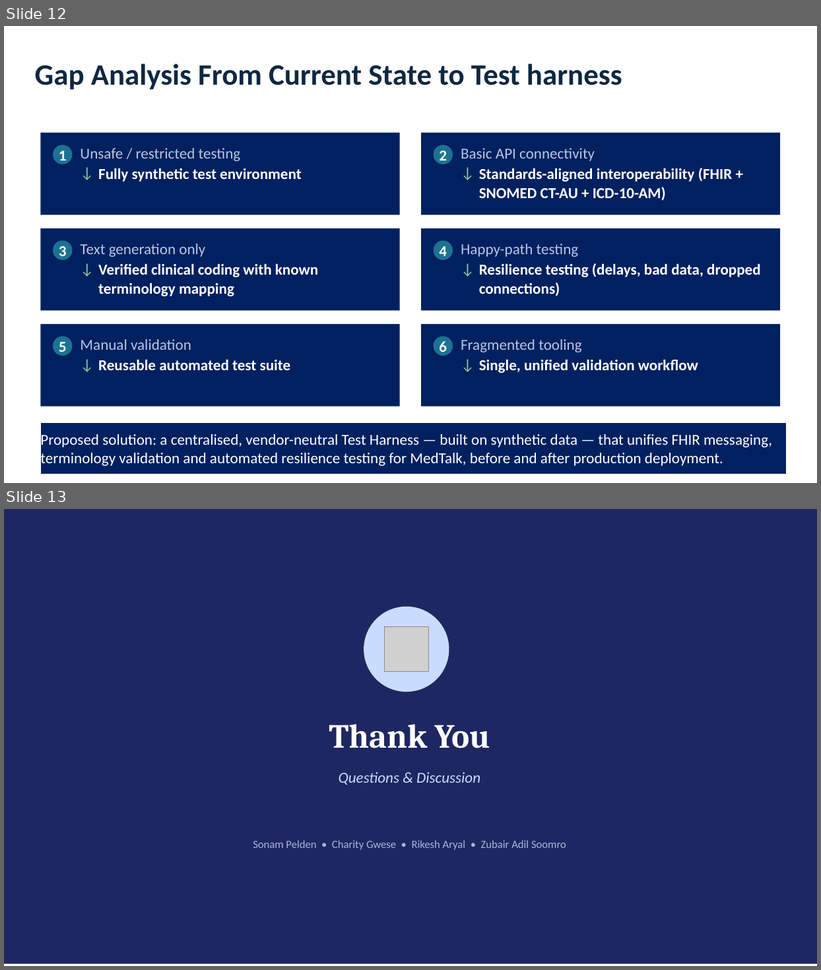
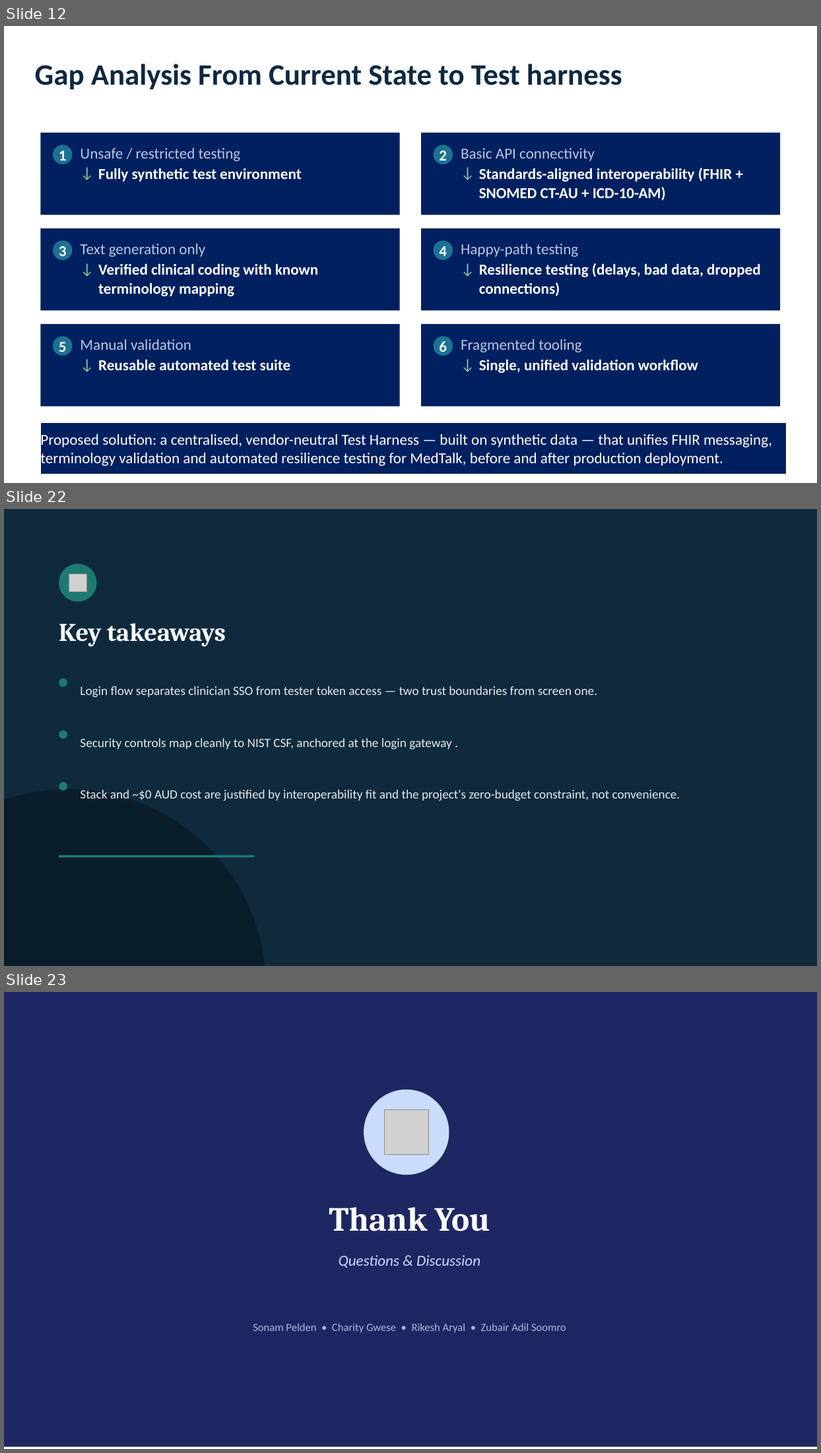
Before and after one commit to SkinnySeal17/HEAALTHCARE_SYSTEM, a slide deck: DOCUMENTS/Presentation_Assignment2.pptx. Shown one above the other, each under a label of ours: slides 12 and 13 before the commit, slides 12, 22 and 23 after it; the slides between them are not shown. The pictures are 821x970 and 821x1453 pixels, drawn with LibreOffice and Linux fonts; fonts in the diff are those of the drawing; grey boxes stand for pictures. Boxes give left, top, right and bottom in pixels: in the first picture for what was removed or moved away, otherwise in the second. Text is boxed around its words. In the diff, an @@ line names an element or a change of style, - is before the commit and + after.

```diff
--- a/DOCUMENTS/Presentation_Assignment2.pptx
+++ b/DOCUMENTS/Presentation_Assignment2.pptx
@@ slide 22 added at <box>4,509,817,966</box>, background #0F2A3D @@
@@ ellipse added at <box>59,564,96,601</box>, fill #1D7A73 @@
@@ picture added at <box>69,574,87,592</box> @@
@@ text added at <box>59,623,226,647</box>, 30 pt, text #FFFFFF, bold @@
+Key takeaways
@@ ellipse added at <box>59,679,67,687</box>, fill #1D7A73 @@
@@ text added at <box>80,686,597,698</box>, 15 pt, text #E4E9EA @@
+Login flow separates clinician SSO from tester token access — two trust boundaries from screen one.
@@ ellipse added at <box>59,730,67,739</box>, fill #1D7A73 @@
@@ text added at <box>80,738,452,750</box>, 15 pt, text #E4E9EA @@
+Security controls map cleanly to NIST CSF, anchored at the login gateway .
@@ ellipse added at <box>59,782,67,791</box>, fill #1D7A73 @@
@@ ellipse added at <box>4,789,266,966</box>, fill #0A1D2B @@
@@ text added at <box>80,789,680,801</box>, 15 pt, text #E4E9EA @@
+Stack and ~$0 AUD cost are justified by interoperability fit and the project's zero-budget constraint, not convenience.
@@ line added from (59, 857) to (254, 857), #1D7A73 2.5 pt @@
@@ what was slide 13 is now slide 23 @@
```
Also in this commit, not shown: 9 other slides added.
